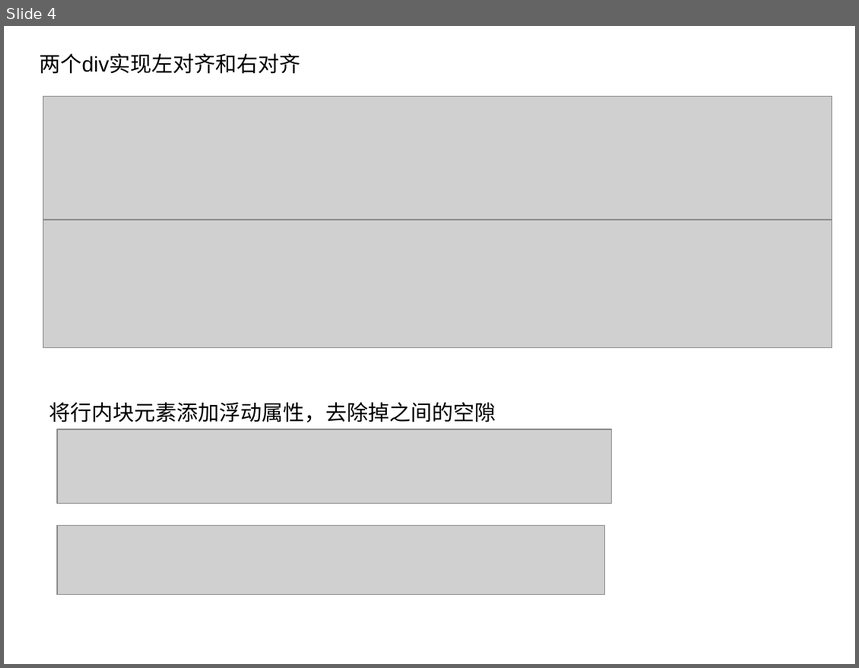
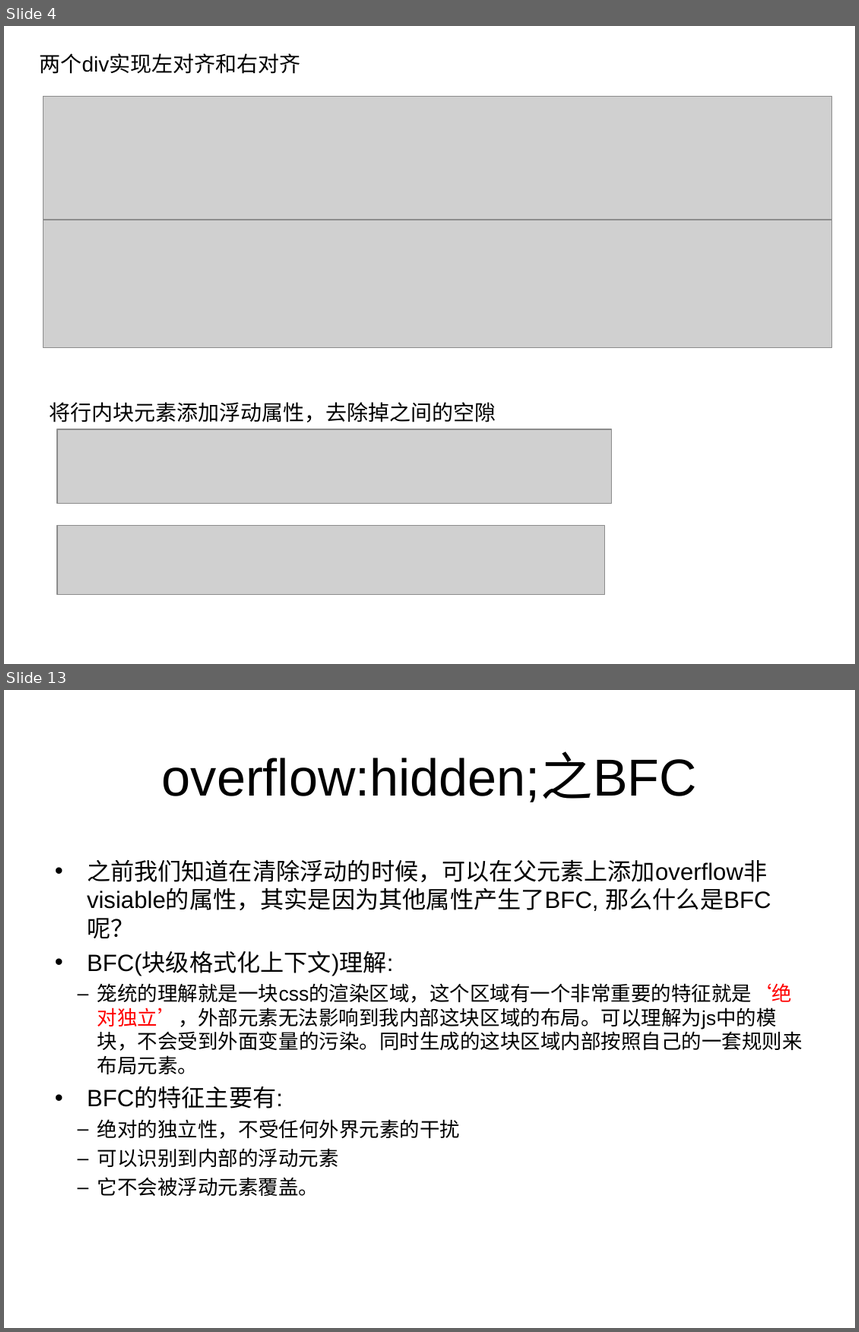
Before and after one commit to tiptophs/float, a slide deck: 浮动.ppt. Shown one above the other, each under a label of ours: slide 4 before the commit, slides 4 and 13 after it; the slides between them are not shown. The pictures are 859x668 and 859x1332 pixels, drawn with LibreOffice and Linux fonts; fonts in the diff are those of the drawing; grey boxes stand for pictures. Boxes give left, top, right and bottom in pixels: in the first picture for what was removed or moved away, otherwise in the second. Text is boxed around its words. In the diff, an @@ line names an element or a change of style, - is before the commit and + after.

```diff
--- a/浮动.ppt
+++ b/浮动.ppt
@@ slide 13 added at (4,690,855,1328), background #FFFFFF @@
@@ title added at (162,755,697,802), 44 pt, text #000000 @@
+overflow:hidden;之BFC
@@ text added at (87,859,803,1196), 17 pt, text #000000 @@
+• 之前我们知道在清除浮动的时候，可以在父元素上添加overflow非visiable的属性，其实是因为其他属性产生了BFC, 那么什么是BFC呢？
+• BFC(块级格式化上下文)理解:
+  – 笼统的理解就是一块css的渲染区域，这个区域有一个非常重要的特征就是‘绝对独立’，外部元素无法影响到我内部这块区域的布局。可以理解为js中的模块，不会受到外面变量的污染。同时生成的这块区域内部按照自己的一套规则来布局元素。
+• BFC的特征主要有:
+  – 绝对的独立性，不受任何外界元素的干扰
+  – 可以识别到内部的浮动元素
+  – 它不会被浮动元素覆盖。
```
Also in this commit, not shown: 1 slide changed, 9 other slides added, 4 slides removed, 6 other files.
